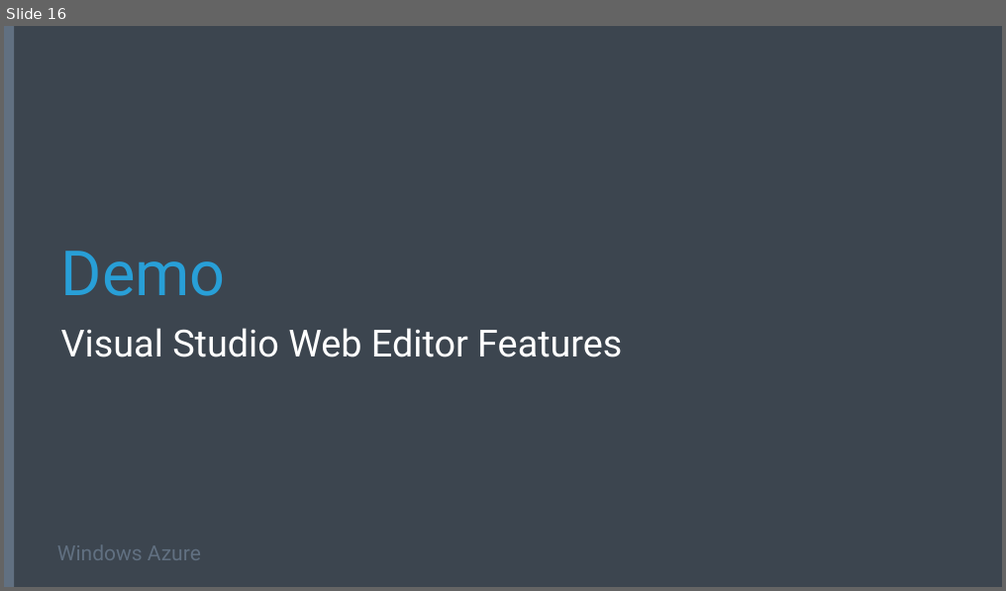
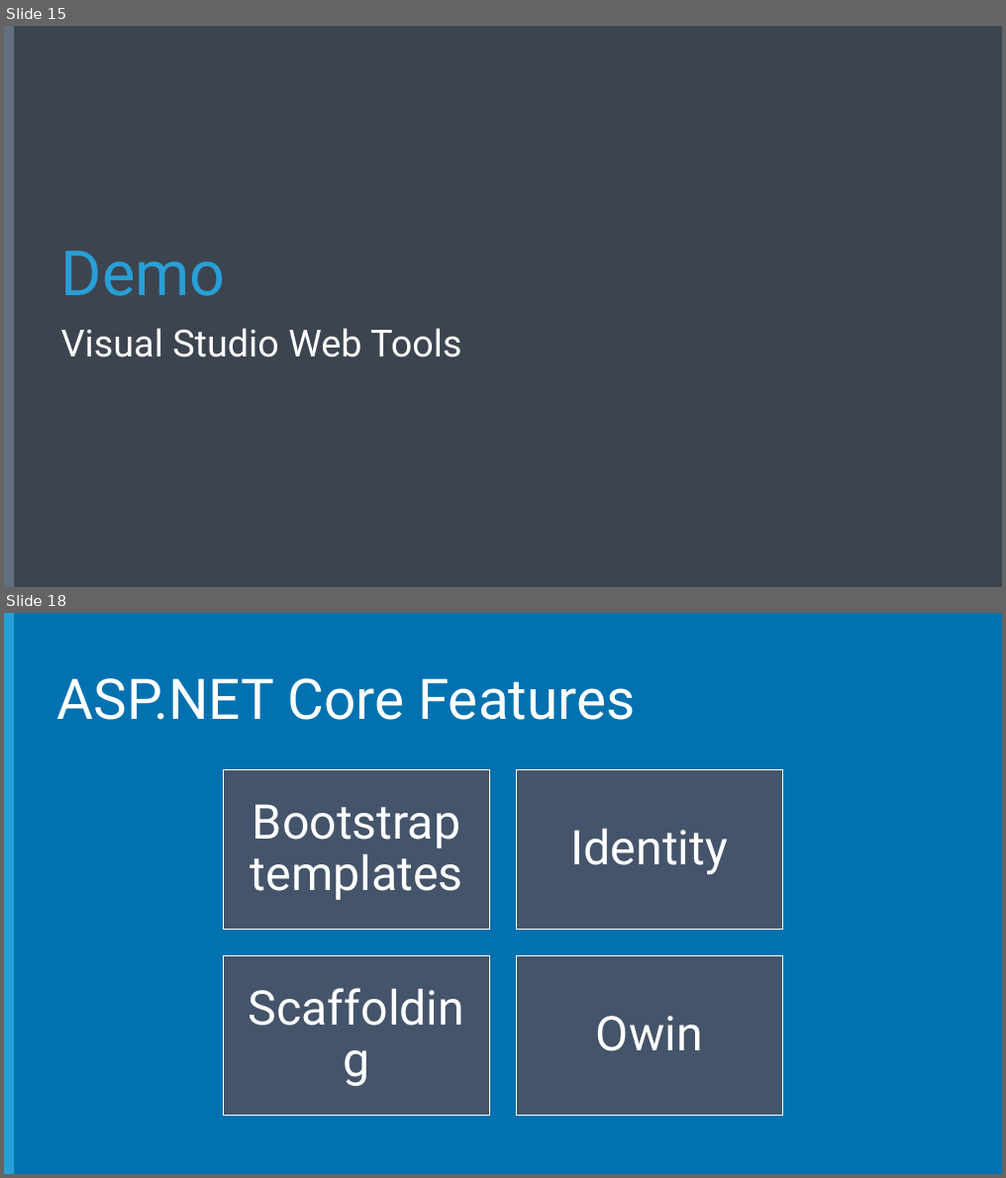
Before and after one commit to Microsoft-Web/DECK-ASPNET-and-VS-Web-Tooling, a slide deck: 2-ASPNET-and-VS-Web-Tooling.pptx. Shown one above the other, each under a label of ours: slide 16 before the commit, slides 15 and 18 after it; the slides between them are not shown. The pictures are 1006x591 and 1006x1178 pixels, drawn with LibreOffice and Linux fonts; fonts in the diff are those of the drawing; background and template pictures are left out. Boxes give left, top, right and bottom in pixels: in the first picture for what was removed or moved away, otherwise in the second. Text is boxed around its words. In the diff, an @@ line names an element or a change of style, - is before the commit and + after.

Commit message:
Updated presentation
Cleaned up features section, added in content from VS Launch

```diff
--- a/2-ASPNET-and-VS-Web-Tooling.pptx
+++ b/2-ASPNET-and-VS-Web-Tooling.pptx
@@ slide 18 added at bbox=[4, 613, 1002, 1174], background #0171B0 @@
@@ rectangle added at bbox=[4, 613, 14, 1174], fill #289FD7 @@
@@ title added at bbox=[57, 678, 635, 720], 54 pt, text #FFFFFF @@
+ASP.NET Core Features
@@ group added at bbox=[224, 769, 782, 1115]: 4 rectangles, 4 texts @@
+Bootstrap templates
+Identity
+Scaffolding
+Owin
@@ what was slide 16 is now slide 15 @@
@@ slide 15 changed as well @@
@@ subtitle at bbox=[61, 328, 461, 358]: text changed @@
-Visual Studio Web Editor Features
+Visual Studio Web Tools
@@ text removed at bbox=[57, 546, 201, 561] @@
-Windows Azure
```
Also in this commit, not shown: 4 other slides changed, 13 other slides added, 13 slides removed.
